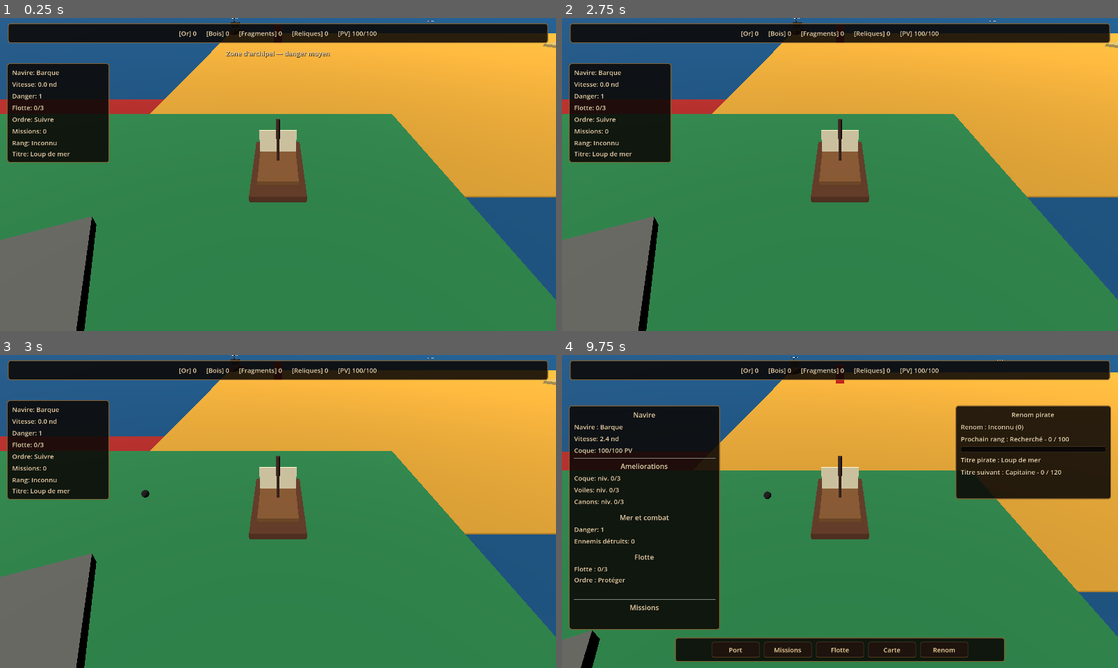
Above: before the commit, frames 1-4 (two rows, left to right).
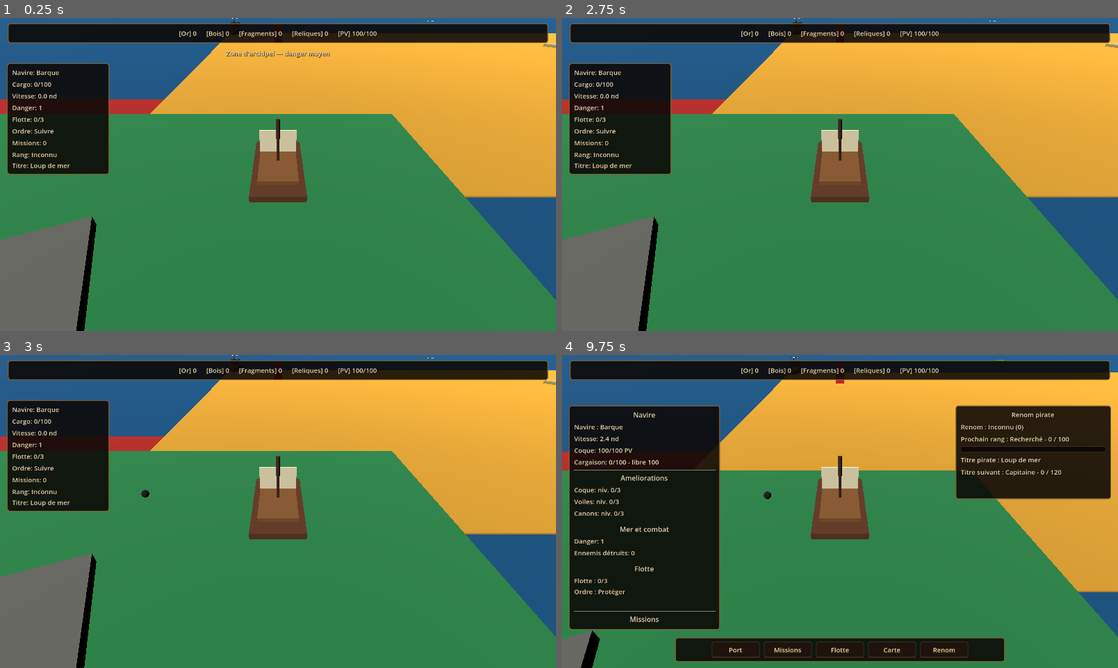
Above: after the commit, the same moments.

Repository: blou132/jeux-pirate
Game: Godot game, scene res://scenes/world/World.tscn
Two runs of this game, one before a commit and one after it. Both use one fixed random seed, a clock stepped at 60 frames per second and the inputs below.
Inputs (mouse positions are in pixels of both pictures, inside the frame that each line leads up to):
- Up to frame 1 (0.25 s): no input
- Up to frame 2 (2.75 s): tap Enter at 0.5, 2 s; move the mouse to (962, 158) at 0.52 s; hold D 0.53-1.25 s; tap R at 0.6 s; click (962, 158) at 0.67 s; tap Space at 1.25 s; drag from (728, 190) to (812, 237) at 1.27 s; move the mouse to (895, 105) at 2.02 s; hold D from 2.03 s (still down); hold Q from 2.03 s (still down)
- Up to frame 3 (3 s): release D at 2.75 s; release Q at 2.75 s; tap Space at 2.75 s; drag from (250, 574) to (111, 464) at 2.77 s
- Up to frame 4 (9.75 s): tap Enter at 3.5 s; move the mouse to (1006, 558) at 3.52 s; hold A 3.53-4.25 s; tap F at 3.6 s; tap Space at 4.25 s; drag from (673, 464) to (756, 433) at 4.27 s; move the mouse to (867, 511) at 5.02 s; hold S 5.03-5.75 s; tap H at 5.1 s; click (867, 511) at 5.17 s; drag from (756, 433) to (728, 527) at 5.77 s; move the mouse to (962, 495) at 6.52 s; hold W 6.53-7.25 s; tap E at 6.6 s; drag from (728, 527) to (812, 574) at 7.27 s; move the mouse to (895, 442) at 8.02 s; hold S 8.03-8.75 s; hold Z 8.03-8.75 s; drag from (812, 574) to (673, 464) at 8.77 s; move the mouse to (1006, 558) at 9.52 s; hold W from 9.53 s (still down); tap Tab at 9.6 s; click (1006, 558) at 9.67 s

The runs differ from the first frame. In frame 1, 1.3% of the frame differs, in the area x 1-20%, y 20-50%; in frame 2, 1.3%; in frame 3, 1.3%; in frame 4, 1.6%, in the area x 2-28%, y 32-86%.

Commit message:
feat: show cargo capacity in HUD

Diff:
--- a/scenes/ui/HUD.tscn
+++ b/scenes/ui/HUD.tscn
@@ -68,6 +68,10 @@
 [node name="CompactShipLabel" type="Label" parent="HUDRoot/CompactSailingPanel/CompactRow"]
 layout_mode = 2
 text = "Navire: Barque"
+
+[node name="CompactCargoLabel" type="Label" parent="HUDRoot/CompactSailingPanel/CompactRow"]
+layout_mode = 2
+text = "Cargo: 0/100"
 
 [node name="CompactSpeedLabel" type="Label" parent="HUDRoot/CompactSailingPanel/CompactRow"]
 layout_mode = 2
@@ -126,6 +130,10 @@
 [node name="ShipHealthLabel" type="Label" parent="HUDRoot/LeftStatusPanel/LeftVBox"]
 layout_mode = 2
 text = "Coque: 100/100 PV"
+
+[node name="CargoLabel" type="Label" parent="HUDRoot/LeftStatusPanel/LeftVBox"]
+layout_mode = 2
+text = "Cargaison: 0/100"
 
 [node name="UpgradeDivider" type="HSeparator" parent="HUDRoot/LeftStatusPanel/LeftVBox"]
 layout_mode = 2
--- a/scripts/ui/HUD.gd
+++ b/scripts/ui/HUD.gd
@@ -9,6 +9,7 @@
 @onready var ancient_relics_label: Label = $HUDRoot/TopResourceBar/ResourceRow/AncientRelicsLabel
 @onready var compact_panel: Control = $HUDRoot/CompactSailingPanel
 @onready var compact_ship_label: Label = $HUDRoot/CompactSailingPanel/CompactRow/CompactShipLabel
+@onready var compact_cargo_label: Label = $HUDRoot/CompactSailingPanel/CompactRow/CompactCargoLabel
 @onready var compact_speed_label: Label = $HUDRoot/CompactSailingPanel/CompactRow/CompactSpeedLabel
 @onready var compact_danger_label: Label = $HUDRoot/CompactSailingPanel/CompactRow/CompactDangerLabel
 @onready var compact_fleet_label: Label = $HUDRoot/CompactSailingPanel/CompactRow/CompactFleetLabel
@@ -17,6 +18,7 @@
 @onready var compact_reputation_label: Label = $HUDRoot/CompactSailingPanel/CompactRow/CompactReputationLabel
 @onready var left_status_panel: Control = $HUDRoot/LeftStatusPanel
 @onready var ship_name_label: Label = $HUDRoot/LeftStatusPanel/LeftVBox/ShipNameLabel
+@onready var cargo_label: Label = $HUDRoot/LeftStatusPanel/LeftVBox/CargoLabel
 @onready var hull_level_label: Label = $HUDRoot/LeftStatusPanel/LeftVBox/HullLevelLabel
 @onready var sails_level_label: Label = $HUDRoot/LeftStatusPanel/LeftVBox/SailsLevelLabel
 @onready var cannons_level_label: Label = $HUDRoot/LeftStatusPanel/LeftVBox/CannonsLevelLabel
@@ -356,7 +358,12 @@
 	if _game_state.has_signal("player_ship_changed") and not _game_state.is_connected("player_ship_changed", player_ship_callback):
 		_game_state.connect("player_ship_changed", player_ship_callback)
 
+	var cargo_callback := Callable(self, "_on_cargo_changed")
+	if _game_state.has_signal("cargo_changed") and not _game_state.is_connected("cargo_changed", cargo_callback):
+		_game_state.connect("cargo_changed", cargo_callback)
+
 	_refresh_player_ship_label()
+	_refresh_cargo_from_game_state()
 
 
 func _on_resources_changed(gold: int, wood: int) -> void:
@@ -378,6 +385,7 @@
 func _on_player_ship_changed(_ship_id: String, _ship_name: String) -> void:
 	_refresh_player_ship_label()
 	_refresh_upgrade_levels_from_system()
+	_refresh_cargo_from_game_state()
 
 
 func _refresh_player_ship_label() -> void:
@@ -387,6 +395,27 @@
 
 	ship_name_label.text = "Navire : %s" % ship_name
 	compact_ship_label.text = "Navire: %s" % ship_name
+
+
+func _refresh_cargo_from_game_state() -> void:
+	if _game_state == null:
+		_on_cargo_changed({}, 0, 0)
+		return
+	if not _game_state.has_method("get_cargo_used") or not _game_state.has_method("get_cargo_capacity"):
+		_on_cargo_changed({}, 0, 0)
+		return
+
+	_on_cargo_changed(
+		{},
+		int(_game_state.call("get_cargo_used")),
+		int(_game_state.call("get_cargo_capacity"))
+	)
+
+
+func _on_cargo_changed(_cargo_items: Dictionary, used: int, capacity: int) -> void:
+	var free_space: int = maxi(0, capacity - used)
+	cargo_label.text = "Cargaison: %d/%d - libre %d" % [used, capacity, free_space]
+	compact_cargo_label.text = "Cargo: %d/%d" % [used, capacity]
 
 
 func _connect_reputation_system() -> void:
